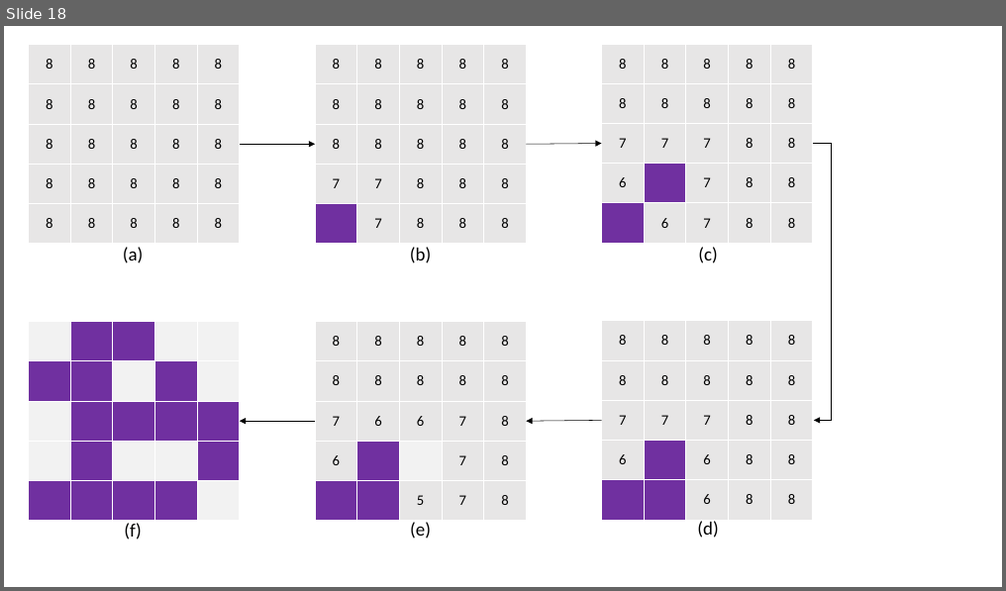
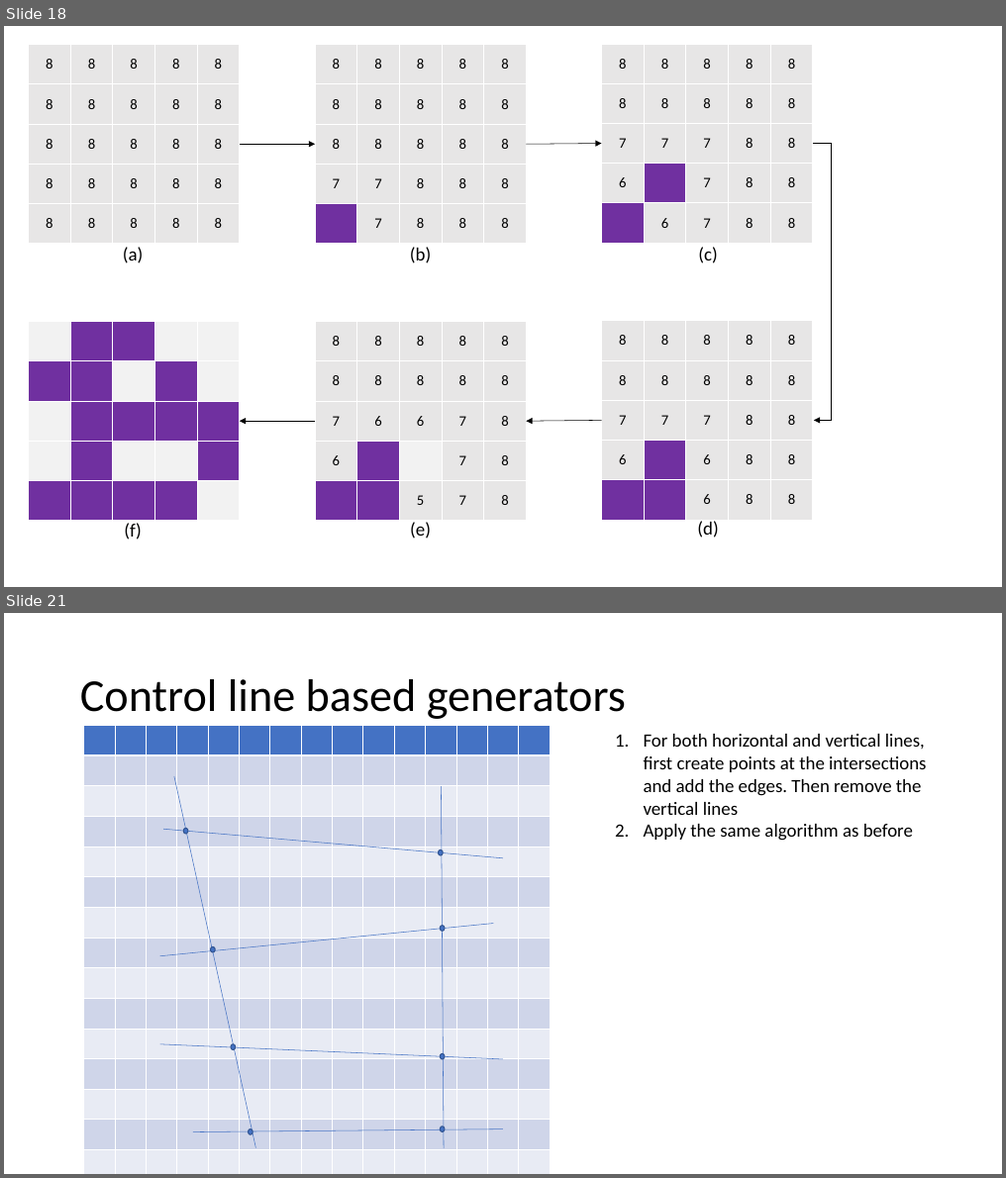
Before and after one commit to AugmentedDesignLab/junction-art, a slide deck: plan/road gen plan.pptx. Shown one above the other, each under a label of ours: slide 18 before the commit, slides 18 and 21 after it; the slides between them are not shown. The pictures are 1006x591 and 1006x1178 pixels, drawn with LibreOffice and Linux fonts; fonts in the diff are those of the drawing. Boxes give left, top, right and bottom in pixels: in the first picture for what was removed or moved away, otherwise in the second. Text is boxed around its words. In the diff, an @@ line names an element or a change of style, - is before the commit and + after.

```diff
--- a/plan/road gen plan.pptx
+++ b/plan/road gen plan.pptx
@@ slide 21 added at (4, 613, 1002, 1174), background #FFFFFF @@
@@ title added at (80, 679, 626, 719), 44 pt, text #000000 @@
+Control line based generators
@@ table added at (84, 725, 545, 1174), 15 rows, 15 columns @@
+ |  |  |  |  |  |  |  |  |  |  |  |  |  | 
+ |  |  |  |  |  |  |  |  |  |  |  |  |  | 
+ |  |  |  |  |  |  |  |  |  |  |  |  |  | 
+ |  |  |  |  |  |  |  |  |  |  |  |  |  | 
+ |  |  |  |  |  |  |  |  |  |  |  |  |  | 
+ |  |  |  |  |  |  |  |  |  |  |  |  |  | 
+ |  |  |  |  |  |  |  |  |  |  |  |  |  | 
+ |  |  |  |  |  |  |  |  |  |  |  |  |  | 
+ |  |  |  |  |  |  |  |  |  |  |  |  |  | 
+ |  |  |  |  |  |  |  |  |  |  |  |  |  | 
+ |  |  |  |  |  |  |  |  |  |  |  |  |  | 
+ |  |  |  |  |  |  |  |  |  |  |  |  |  | 
+ |  |  |  |  |  |  |  |  |  |  |  |  |  | 
+ |  |  |  |  |  |  |  |  |  |  |  |  |  | 
+ |  |  |  |  |  |  |  |  |  |  |  |  |  | 
@@ text added at (644, 734, 926, 841), 18 pt, text #000000 @@
+1. For both horizontal and vertical lines, first create points at the intersections and add the edges. Then remove the vertical lines
+2. Apply the same algorithm as before
@@ line added from (174, 776) to (256, 1149), #4472C4 0.5 pt @@
@@ line added from (442, 786) to (444, 1149), #4472C4 0.5 pt @@
@@ line added from (163, 830) to (503, 859), #4472C4 0.5 pt @@
@@ ellipse added at (183, 829, 188, 834), fill #4472C4, outline #325491 1 pt @@
@@ ellipse added at (439, 851, 443, 856), fill #4472C4, outline #325491 1 pt @@
@@ line added from (160, 957) to (494, 924), #4472C4 0.5 pt @@
@@ ellipse added at (440, 926, 445, 931), fill #4472C4, outline #325491 1 pt @@
@@ ellipse added at (211, 947, 215, 953), fill #4472C4, outline #325491 1 pt @@
@@ line added from (160, 1045) to (503, 1059), #4472C4 0.5 pt @@
@@ ellipse added at (231, 1045, 236, 1051), fill #4472C4, outline #325491 1 pt @@
@@ ellipse added at (440, 1054, 445, 1059), fill #4472C4, outline #325491 1 pt @@
@@ line added from (193, 1133) to (503, 1130), #4472C4 0.5 pt @@
@@ ellipse added at (249, 1130, 252, 1135), fill #4472C4, outline #325491 1 pt @@
@@ ellipse added at (440, 1127, 445, 1132), fill #4472C4, outline #325491 1 pt @@
```
Also in this commit, not shown: 6 other slides added, 2 other files.
